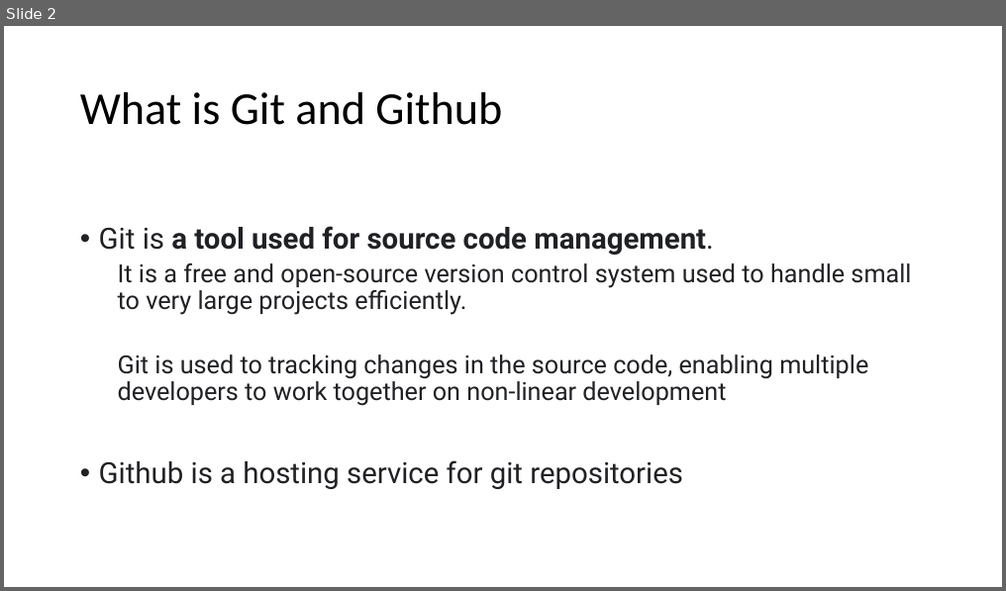
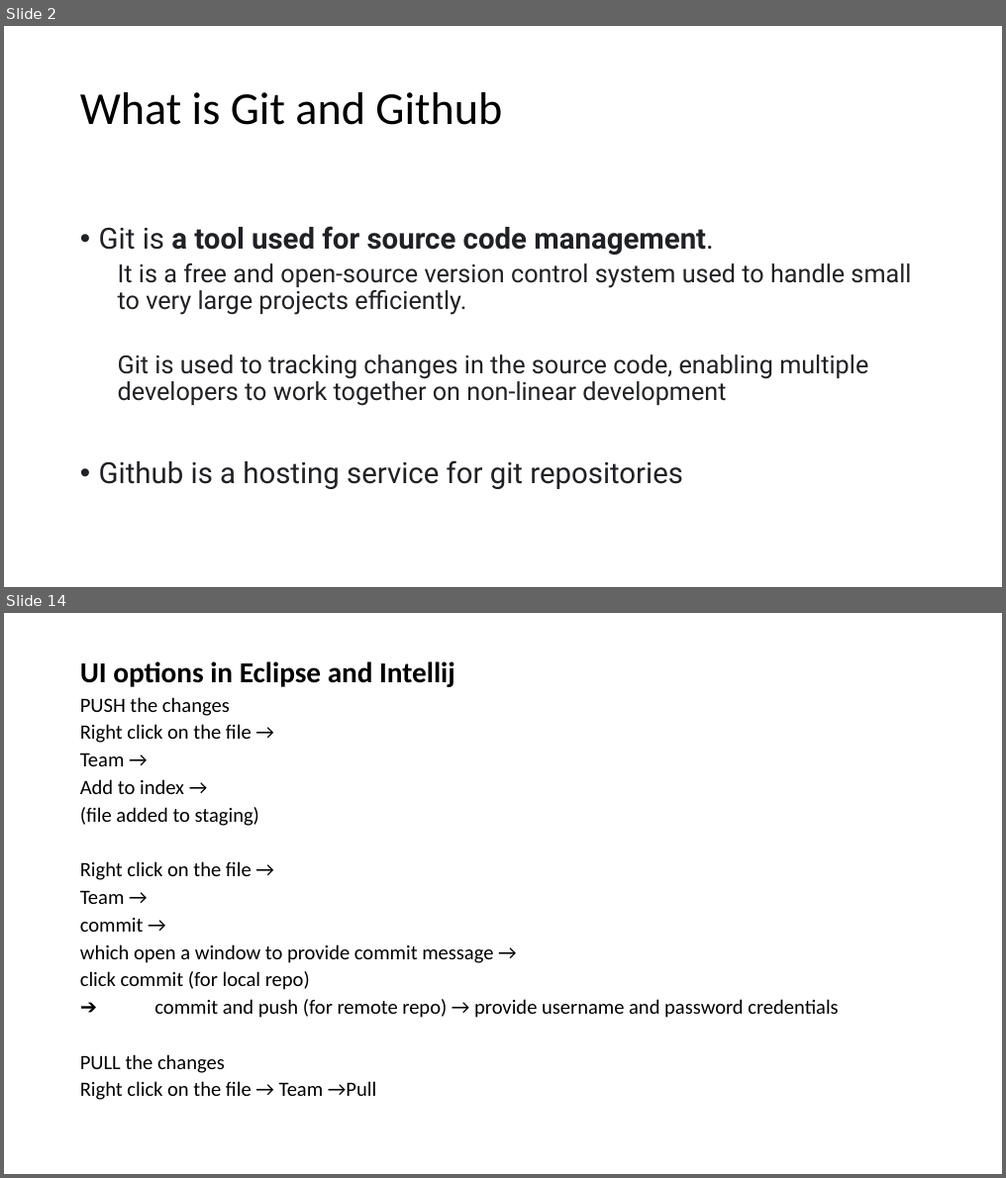
Before and after one commit to Santi2020/Study-Notes, a slide deck: Git_And_GitHub_Demo.docx.pptx. Shown one above the other, each under a label of ours: slide 2 before the commit, slides 2 and 14 after it; the slides between them are not shown. The pictures are 1006x591 and 1006x1178 pixels, drawn with LibreOffice and Linux fonts; fonts in the diff are those of the drawing. Boxes give left, top, right and bottom in pixels: in the first picture for what was removed or moved away, otherwise in the second. Text is boxed around its words. In the diff, an @@ line names an element or a change of style, - is before the commit and + after.

```diff
--- a/Git_And_GitHub_Demo.docx.pptx
+++ b/Git_And_GitHub_Demo.docx.pptx
@@ slide 14 added at <box>4,613,1002,1174</box>, background #FFFFFF @@
@@ title added at <box>80,662,455,687</box>, 27.9 pt, text #000000, bold @@
+UI options in Eclipse and Intellij
@@ text added at <box>80,697,838,1100</box>, 19.6 pt, text #000000 @@
+PUSH the changes
+Right click on the file →
+Team →
+Add to index →
+(file added to staging)
+Right click on the file →
+Team →
+commit →
+which open a window to provide commit message →
+click commit (for local repo)
+➔ commit and push (for remote repo) → provide username and password credentials
+PULL the changes
+Right click on the file → Team →Pull
```
Also in this commit, not shown: 11 other slides added, 12 slides removed, 1 other file.
